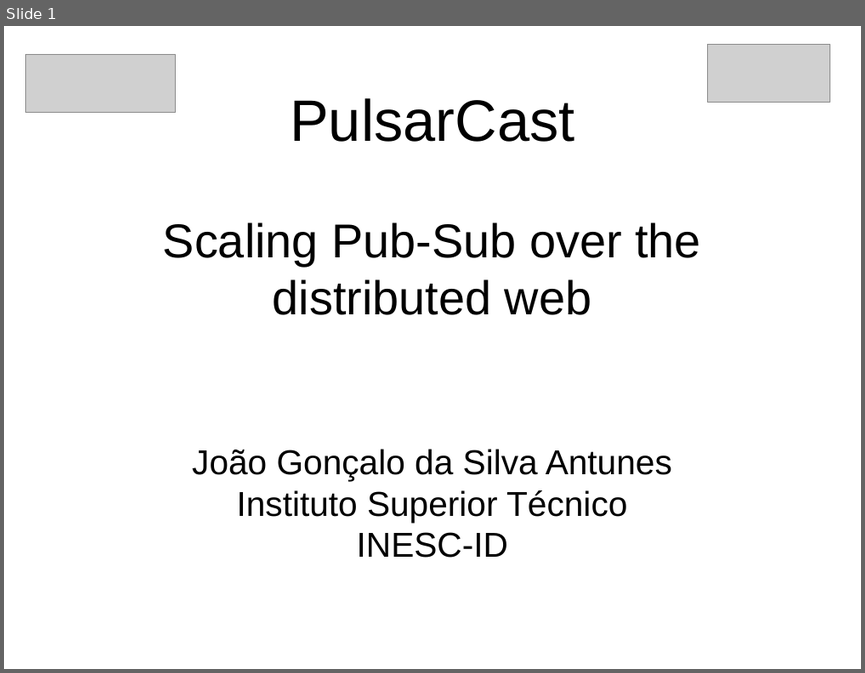
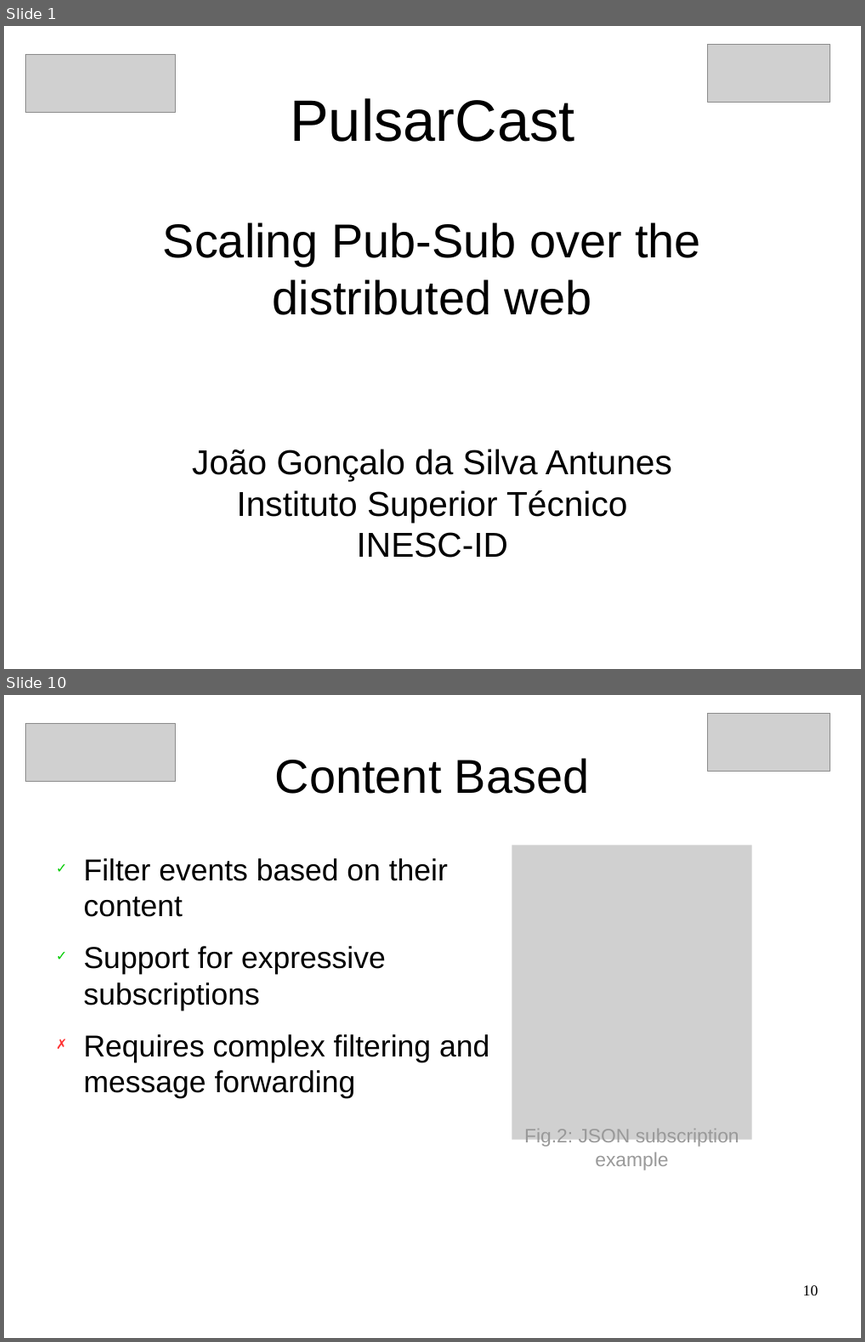
Before and after one commit to JGAntunes/pulsarcast, a slide deck: project-report/presentation.odp. Shown one above the other, each under a label of ours: slide 1 before the commit, slides 1 and 10 after it; the slides between them are not shown. The pictures are 865x673 and 865x1342 pixels, drawn with LibreOffice and Linux fonts; fonts in the diff are those of the drawing; grey boxes stand for pictures. Boxes give left, top, right and bottom in pixels: in the first picture for what was removed or moved away, otherwise in the second. Text is boxed around its words. In the diff, an @@ line names an element or a change of style, - is before the commit and + after.

Commit message:
presentation: detail subscriptions models and intro to overlays

```diff
--- a/project-report/presentation.odp
+++ b/project-report/presentation.odp
@@ slide 10 added at <box>4,695,861,1338</box>, background #FFFFFF @@
@@ picture added at <box>709,714,831,771</box> @@
@@ picture added at <box>26,723,175,782</box> @@
@@ title added at <box>275,758,589,794</box>, 44 pt, text #000000 @@
+Content Based
@@ picture added at <box>511,845,752,1140</box>, 18 pt, text #999999 @@
+Fig.2: JSON subscription example
@@ text added at <box>84,858,489,1099</box>, 28 pt, text #000000 @@
+✓ Filter events based on their content
+✓ Support for expressive subscriptions
+✗ Requires complex filtering and message forwarding
@@ page number added at <box>803,1285,818,1295</box>, 14 pt, text #000000 @@
+10
```
Also in this commit, not shown: 9 slides changed, 4 other slides added, 1 slide removed, 1 other file.
